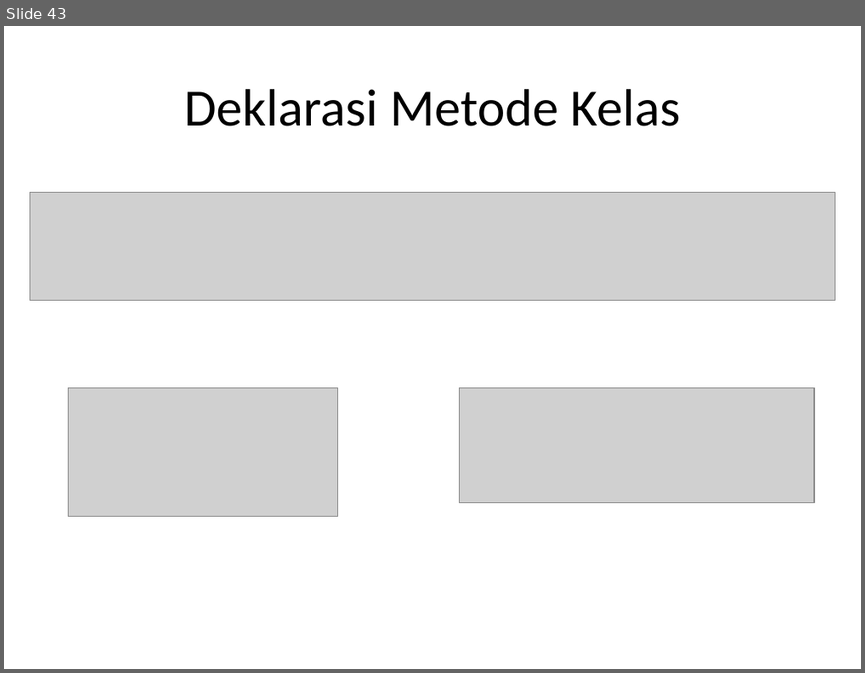
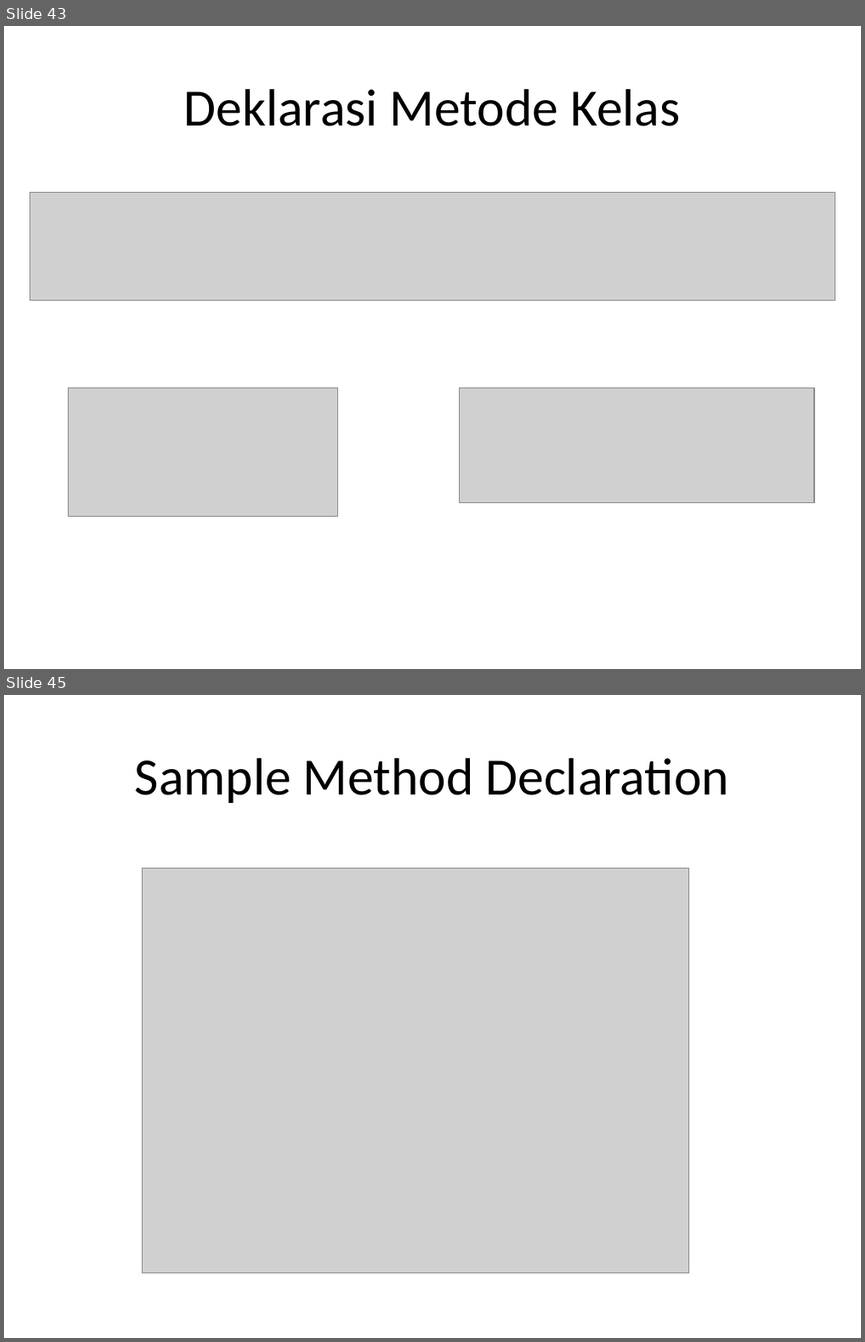
Before and after one commit to milhcbt/oot-aide, a slide deck: src/main/resources/Dasar-Dasar Pemograman Java.pptx. Shown one above the other, each under a label of ours: slide 43 before the commit, slides 43 and 45 after it; the slides between them are not shown. The pictures are 865x673 and 865x1342 pixels, drawn with LibreOffice and Linux fonts; fonts in the diff are those of the drawing; grey boxes stand for pictures. Boxes give left, top, right and bottom in pixels: in the first picture for what was removed or moved away, otherwise in the second. Text is boxed around its words. In the diff, an @@ line names an element or a change of style, - is before the commit and + after.

Commit message:
better sample for exception

```diff
--- a/src/main/resources/Dasar-Dasar Pemograman Java.pptx
+++ b/src/main/resources/Dasar-Dasar Pemograman Java.pptx
@@ slide 45 added at (4, 695, 861, 1338), background #FFFFFF @@
@@ title added at (135, 758, 729, 803), 44 pt, text #000000 @@
+Sample Method Declaration
@@ picture added at (142, 868, 688, 1273) @@
```
Also in this commit, not shown: 3 other slides added, 1 other file.
